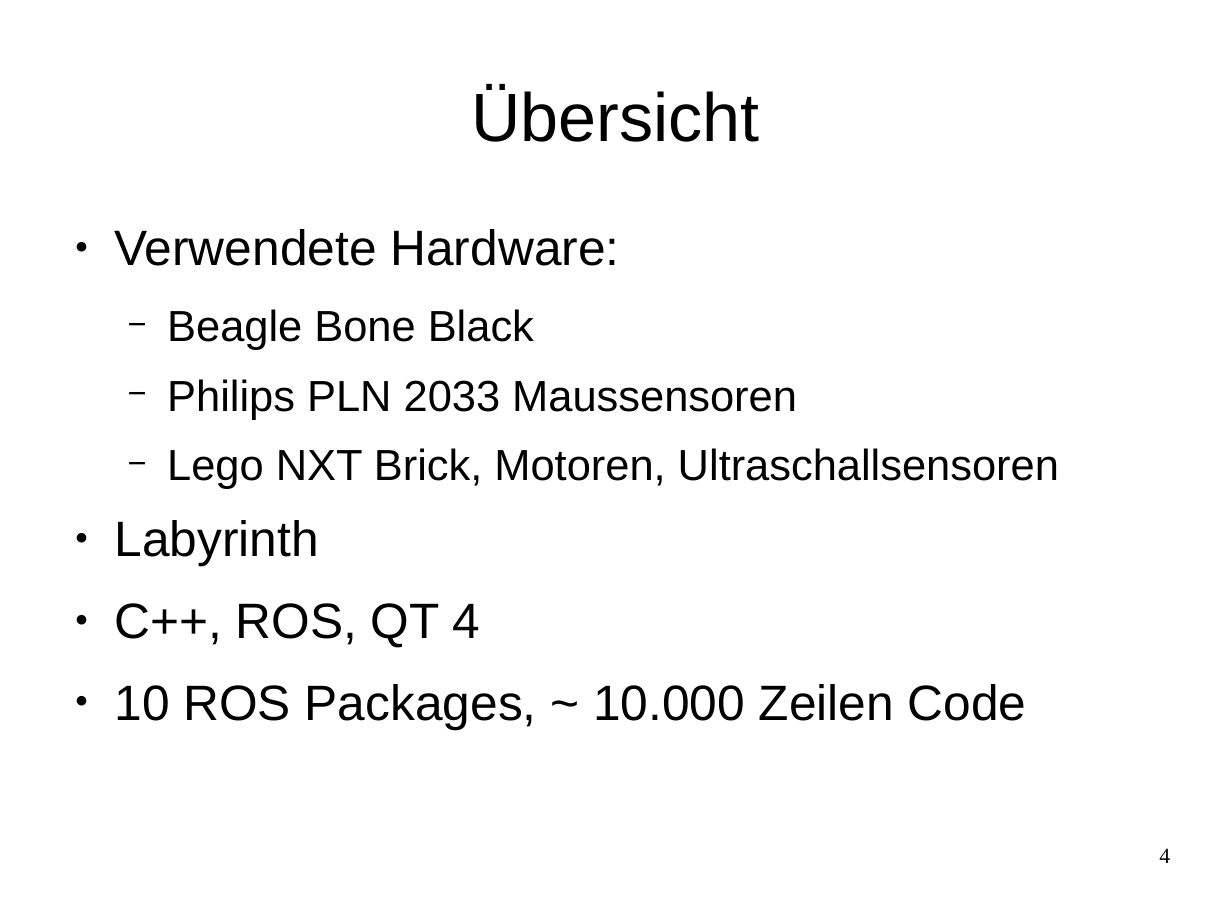
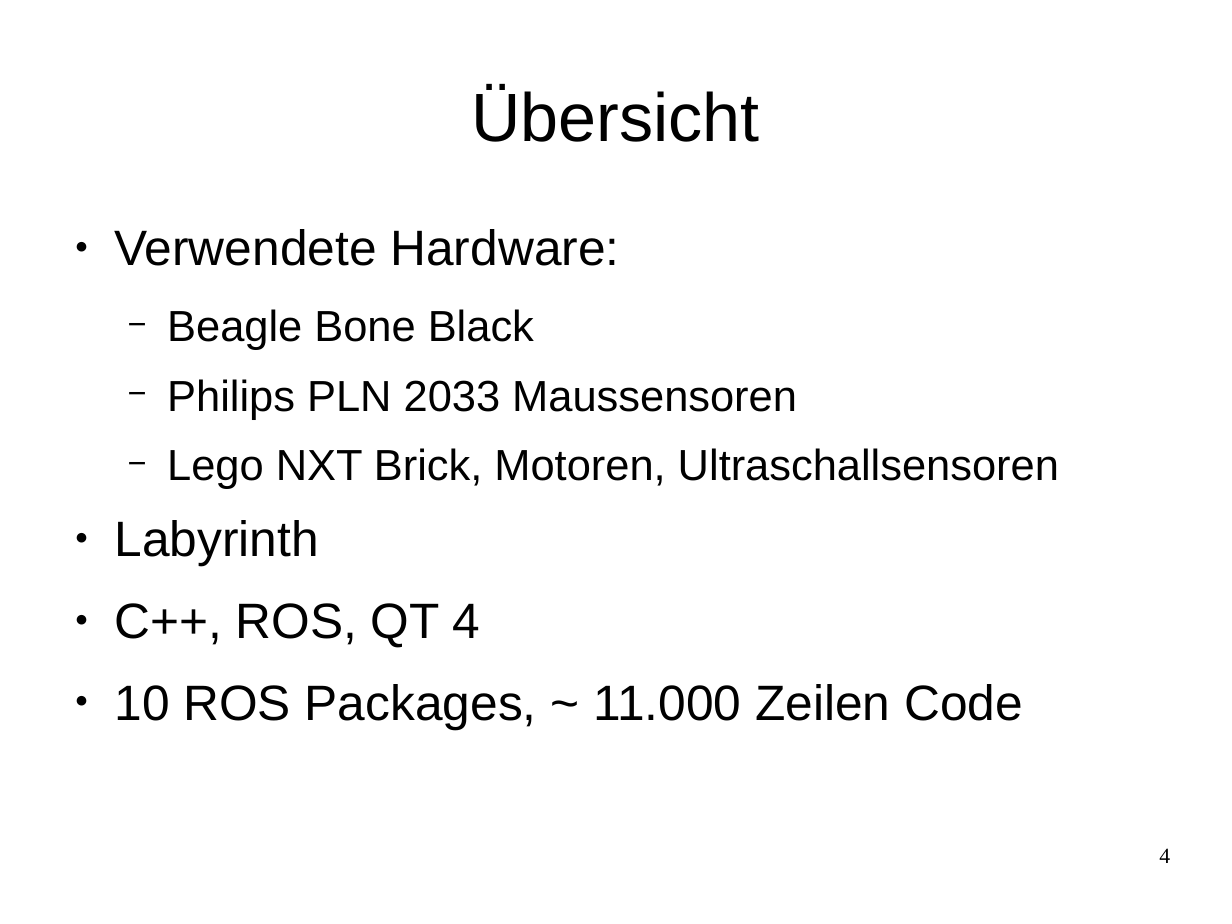
Before and after one commit to Smart-Minotaur/nxt_minotaur, a slide deck: slide 4 of doc/Präsentation.odp. Drawn at 1232x924 pixels with LibreOffice and Linux fonts; fonts in the diff are those of the drawing. Boxes give left, top, right and bottom in pixels: in the first picture for what was removed or moved away, otherwise in the second. Text is boxed around its words. In the diff, an @@ line names an element or a change of style, - is before the commit and + after.

```diff
--- a/doc/Präsentation.odp
+++ b/doc/Präsentation.odp
@@ text at (x1=114, y1=684, x2=1023, y2=729): text changed @@
-● 10 ROS Packages, ~ 10.000 Zeilen Code
+● 10 ROS Packages, ~ 11.000 Zeilen Code
```
Also in this commit, not shown: 2 other slides changed, 1 slide added, 2 slides removed, 2 other files.
